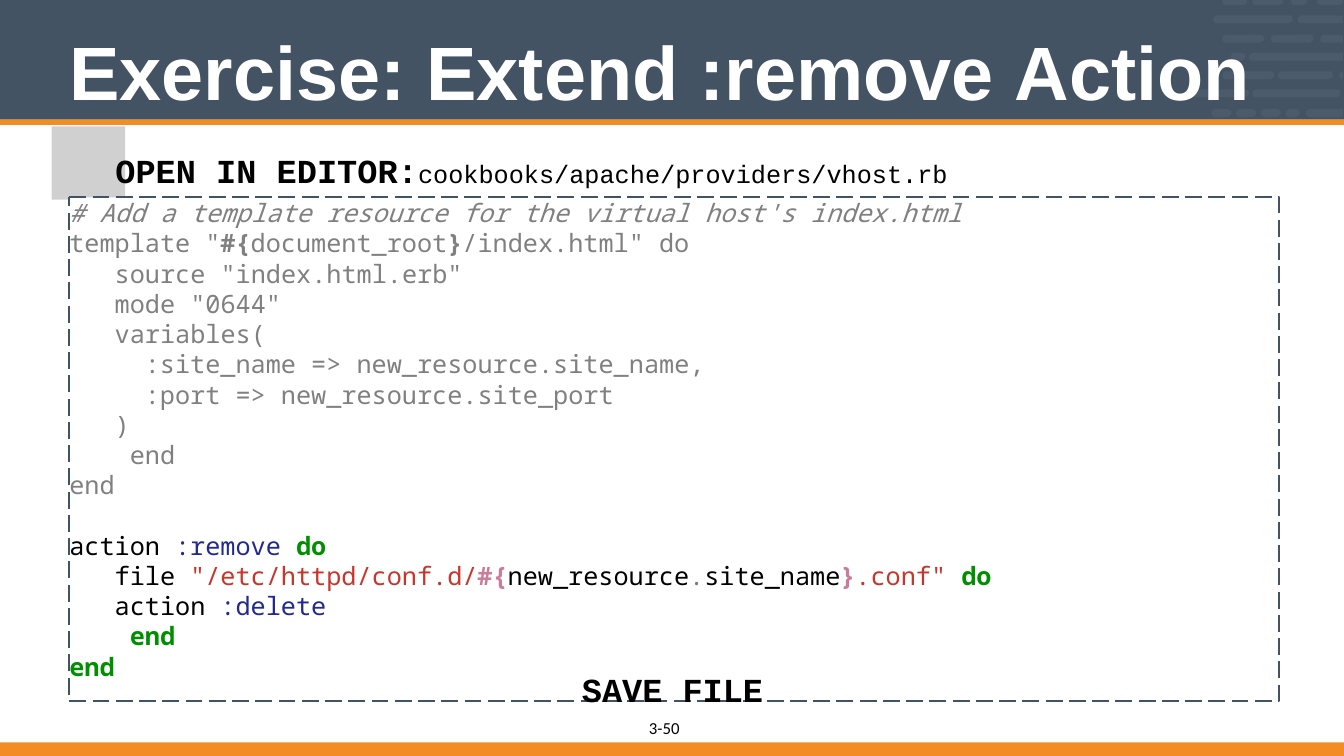
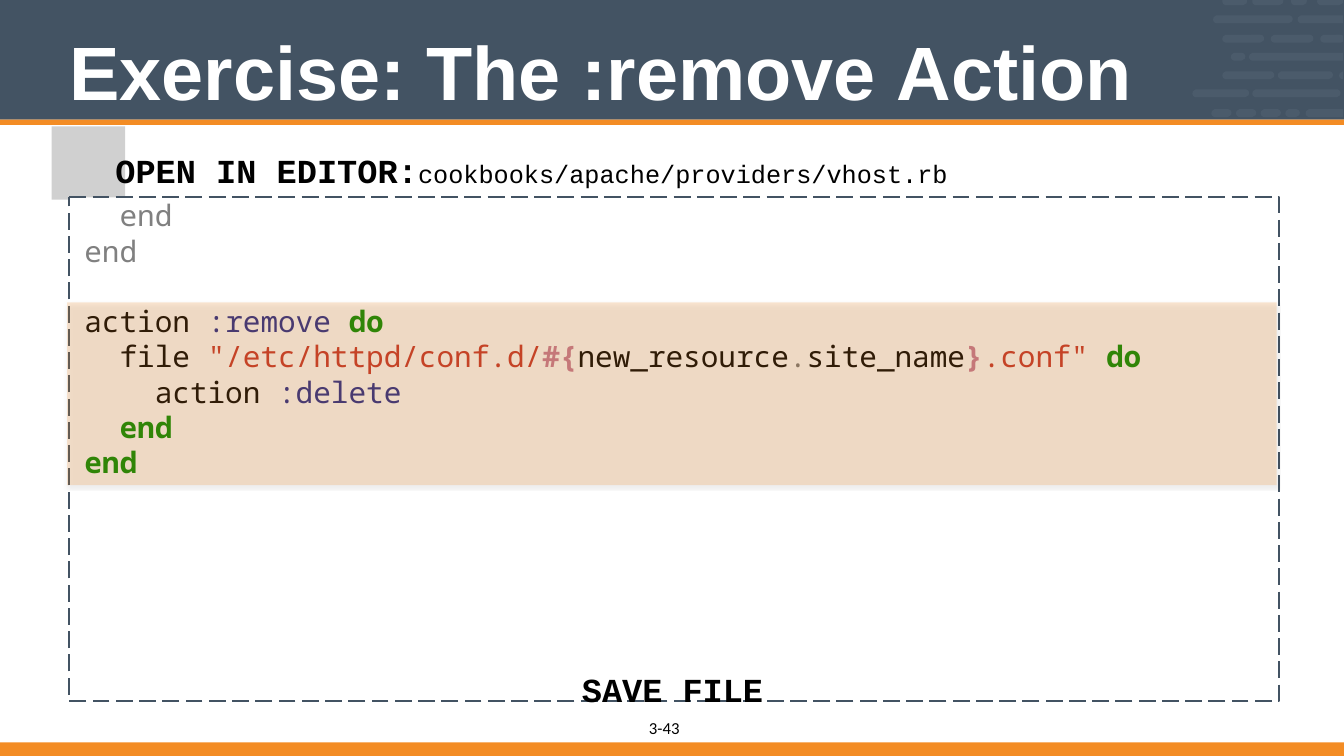
Before and after one commit to vinyar/chef-intermediate, a slide deck: slide 43 of 03-building_custom_resources.pptx (slide 50 before the commit). Drawn at 1344x756 pixels with LibreOffice and Linux fonts; fonts in the diff are those of the drawing; grey boxes stand for pictures. Boxes give left, top, right and bottom in pixels: in the first picture for what was removed or moved away, otherwise in the second. Text is boxed around its words. In the diff, an @@ line names an element or a change of style, - is before the commit and + after.

Commit message:
Updated Custom Resources
* Removed more mention of HWRP from the beginning and end of the content
* Removed the parts where the attendees create a set of data_bags to reduce the length of the section. My thought is that this could be done in a new section if that is important conversation to have but it was getting in the way of completing the section and is not absolutely necessary.
* Updated slides to include more explicit slides to remove content
* Updated slides to highlight new code that is added
* Updated the format of many of the text boxes to have indenting instead of spacing to indent the text boxes.
* Moved :remove action to being added later after the create is complete
* Changed summary questions to ask more about LWRP and not about HWRP and other confusing questions about what language the LWRP are written in.

```diff
--- a/03-building_custom_resources.pptx
+++ b/03-building_custom_resources.pptx
@@ title at (x1=69, y1=45, x2=1132, y2=101): text changed @@
-Exercise: Extend :remove Action
+Exercise: The :remove Action
@@ text in freeform shape at (x1=69, y1=197, x2=961, y2=410): paragraphs removed @@
-# Add a template resource for the virtual host's index.html
-template "#{document_root}/index.html" do
-source "index.html.erb"
-mode "0644"
-variables(
-:site_name => new_resource.site_name,
-:port => new_resource.site_port
-)
@@ freeform shape "end" at (x1=70, y1=197, x2=1279, y2=696): size 24 to 28 pt @@
@@ rectangle added at (x1=67, y1=302, x2=1277, y2=485), fill #F38C24 at 20% opacity @@
@@ page number at (x1=663, y1=723, x2=680, y2=734): text changed @@
-50
+43
```
Also in this commit, not shown: 12 other slides changed, 2 slides added, 8 slides removed.
